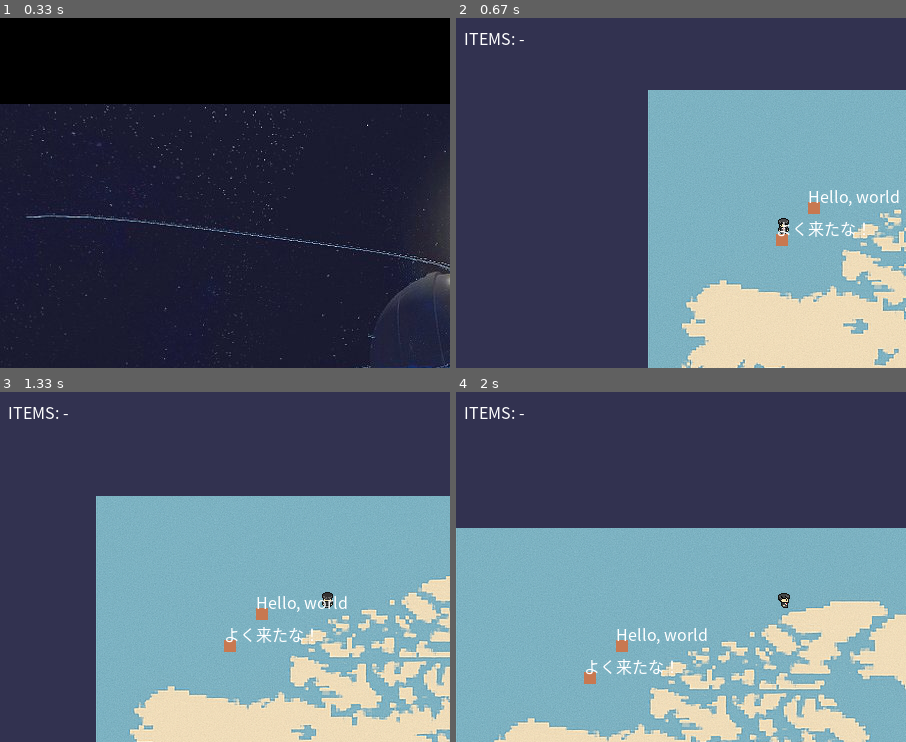
Above: before the commit, frames 1-4 (two rows, left to right).
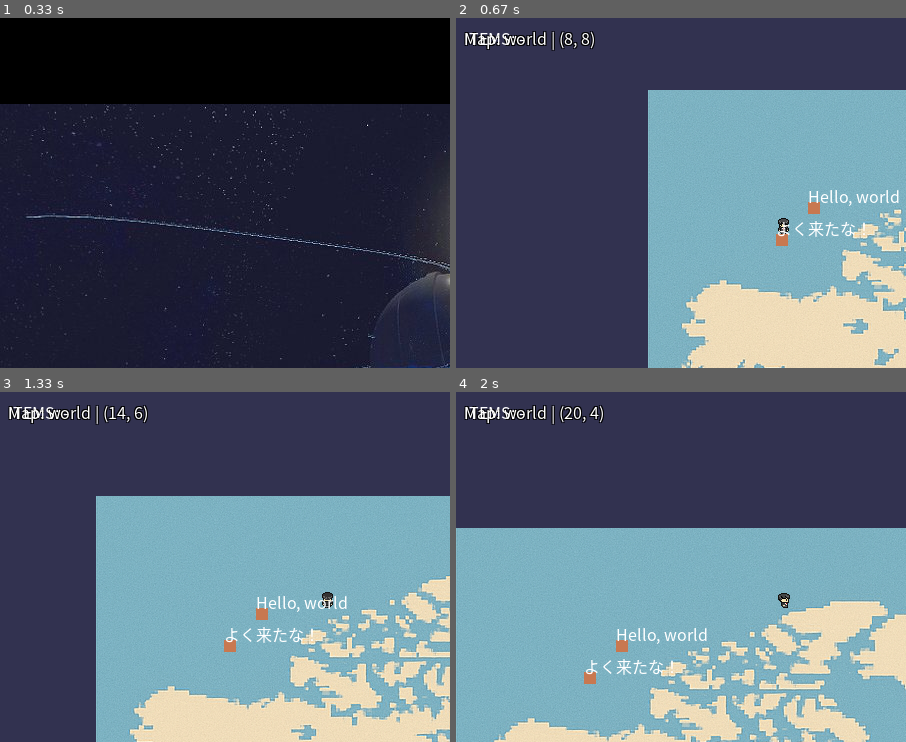
Above: after the commit, the same moments.

Repository: pantsman-jp/PBL_Game
Game: pygame game, started from src/main.py
Same seed, same stepped clock (60 frames per second), same inputs: the game is played once before the commit and once after it.
Inputs (mouse positions are % of the whole screen's width and height, from its top left):
- Up to frame 1 (0.33 s): no input
- Up to frame 2 (0.67 s): click (50, 50) at 0.38 s
- Up to frame 3 (1.33 s): hold Right 0.67-1.13 s; hold Up from 1.17 s (still down)
- Up to frame 4 (2 s): release Up at 1.47 s; hold Right 1.5-1.97 s
The pictures show only the part of the screen within x 0-50%, y 0-50%; the shares and areas given below are measured in that part.

Frame 1 is identical in both runs. In frame 2, 0.8% of the frame differs, in the area x 1-31%, y 3-10%; in frame 3, 0.8%; in frame 4, 0.8%, in the area x 1-33%, y 3-10%.

Commit message:
Write comments later

Diff:
--- /dev/null
+++ b/assets/data/maps.json
@@ -0,0 +1,28 @@
+{
+  "world": {
+    "image": "world_map.png",
+    "walls": [],
+    "exits": [
+      {
+        "x": 72,
+        "y": 27,
+        "target_map": "village",
+        "dest_x": 2,
+        "dest_y": 2
+      }
+    ]
+  },
+  "village": {
+    "image": "title.jpg",
+    "walls": [],
+    "exits": [
+      {
+        "x": 2,
+        "y": 10,
+        "target_map": "world",
+        "dest_x": 72,
+        "dest_y": 28
+      }
+    ]
+  }
+}
--- a/assets/dialogues/dialogues.json
+++ b/assets/dialogues/dialogues.json
@@ -4,6 +4,7 @@
             8,
             9
         ],
+        "map_id": "world",
         "lines": [
             "よく来たな！",
             "z キーを押したらクイズが始まるぞ！"
@@ -24,6 +25,7 @@
             10,
             7
         ],
+        "map_id": "world",
         "lines": [
             "Hello, world!"
         ]
--- a/src/core/field.py
+++ b/src/core/field.py
@@ -6,6 +6,7 @@
 import pygame
 import os
 import math
+from ..utils import load_json  # JSON読み込み用
 
 TILE = 16
 SCREEN_CENTER_X = 320
@@ -21,18 +22,30 @@
         self.offset = 0
         self.speed = 4
         self.map_image = None
+
+        # 遷移アニメーション用変数-----
         self.transitioning = False
         self.transition_radius = 0
-        self.transition_target = None
+        self.transition_target_map_id = None  # 次のマップID
+        self.transition_dest_pos = None  # 次の座標 (x, y)
         self._transition_stage = None
         self.transition_max_radius = math.hypot(SCREEN_CENTER_X, SCREEN_CENTER_Y)
         self.transition_speed = 4
-
+        # -----------------------------
         self.BASE_DIR = os.path.abspath(
             os.path.join(os.path.dirname(__file__), "..", "..", "assets")
         )
 
-        self.load_map(os.path.join(self.BASE_DIR, "img", "world_map.png"))
+        # --- マップデータの読み込み ---
+        maps_path = os.path.join(self.BASE_DIR, "data", "maps.json")
+        self.map_data = load_json(maps_path) or {}
+
+        self.current_map_id = None
+        self.current_walls = set()  # 高速検索用
+        self.current_exits = {}  # 高速検索用 {(x,y): data}
+
+        # 初期マップロード (ID指定)
+        self.load_map("world")
         self.load_player()
         self.dir = "front"
 
@@ -48,7 +61,8 @@
                 self.moving = False
                 self.app.x += self.dx
                 self.app.y += self.dy
-                self._check_transition_trigger()
+                # 移動完了後にイベントチェック
+                self._check_map_event()
             return
 
         pressed = pygame.key.get_pressed()
@@ -66,8 +80,38 @@
     def start_move(self, dx, dy):
         nx = self.app.x + dx
         ny = self.app.y + dy
+
+        # 1. 画面外チェック
         if nx < 0 or ny < 0 or nx >= self.map_w or ny >= self.map_h:
             return
+
+        # 2. 壁判定 (JSONから読み込んだデータ)
+        if (nx, ny) in self.current_walls:
+            """
+            壁に衝突 by Issa
+            jsonのwallsリストから座標を取得
+            移動先の座標がwallsリストに含まれていたら移動しない
+            """
+            self._update_dir(dx, dy)
+            return
+
+        # 3. NPC衝突判定
+        # 現在のマップにいて、かつ移動先にいるNPCがいるか
+        for _, data in self.app.talk.dialogues.items():
+            if data.get("map_id") == self.current_map_id:
+                pos = data.get("position")
+                if pos and pos[0] == nx and pos[1] == ny:
+                    self._update_dir(dx, dy)
+                    return
+
+        # 移動開始
+        self._update_dir(dx, dy)
+        self.dx = dx
+        self.dy = dy
+        self.moving = True
+        self.offset = 0
+
+    def _update_dir(self, dx, dy):
         if dy == +1:
             self.dir = "front"
         elif dy == -1:
@@ -76,10 +120,6 @@
             self.dir = "right"
         elif dx == -1:
             self.dir = "left"
-        self.dx = dx
-        self.dy = dy
-        self.moving = True
-        self.offset = 0
 
     def draw(self, screen):
         if not self.map_image:
@@ -100,15 +140,19 @@
             self.player_image = self.player_left
         screen.blit(self.player_image, self.player_rect)
 
-        # NPC描画
+        # NPC描画 (現在のマップにいるNPCのみ)
         for _, data in self.app.talk.dialogues.items():
+            # マップIDチェック
+            if data.get("map_id") != self.current_map_id:
+                continue
+
             pos = data.get("position")
             if not pos or len(pos) < 2:
                 continue
             nx, ny = pos[0], pos[1]
             screen_x = SCREEN_CENTER_X + (nx - self.app.x) * TILE + ox
             screen_y = SCREEN_CENTER_Y + (ny - self.app.y) * TILE + oy
-            # NPCを2*TILEサイズで描画
+
             npc_size = 12
             pygame.draw.rect(
                 screen, (200, 120, 80), (screen_x, screen_y, npc_size, npc_size)
@@ -129,25 +173,54 @@
             )
             screen.blit(overlay, (0, 0))
 
-    def _check_transition_trigger(self):
-        if self.app.x == 0 and self.app.y == 0:
-            self._start_transition(os.path.join(self.BASE_DIR, "img", "transition.jpg"))
-
-    def _start_transition(self, path):
-        if not os.path.isfile(path):
-            return
+        """
+        座標表示デバッグ用 by issa
+        map遷移の座標を画面に表示
+        """
+        coord_text = f"Map: {self.current_map_id} | ({self.app.x}, {self.app.y})"
+        # 文字の縁取り（黒）
+        for ox, oy in [(-1, -1), (-1, 1), (1, -1), (1, 1)]:
+            surf = self.app.font.render(coord_text, True, (0, 0, 0))
+            screen.blit(surf, (8 + ox, 8 + oy))
+        # 文字本体（白）
+        surf = self.app.font.render(coord_text, True, (255, 255, 255))
+        screen.blit(surf, (8, 8))
+        # ----------------------------------
+
+    def _check_map_event(self):
+        """
+        現在の座標が出口リストにあるか確認 by Issa
+        座標をキーにする
+        current_posは毎回プレイヤーの座標を確認
+        if文でmaps.jsonのexitsリストを確認
+        もし座標が一致すれば_start_transition関数を呼び出し、マップ遷移を開始
+        """
+        current_pos = (self.app.x, self.app.y)
+        if current_pos in self.current_exits:
+            exit_data = self.current_exits[current_pos]
+            # 遷移開始
+            self._start_transition(
+                exit_data["target_map"],
+                exit_data.get("dest_x"),
+                exit_data.get("dest_y"),
+            )
+
+    def _start_transition(self, map_id, dest_x, dest_y):
         self.transitioning = True
         self.transition_radius = self.transition_max_radius
-        self.transition_target = path
+        self.transition_target_map_id = map_id
+        self.transition_dest_pos = (dest_x, dest_y)
         self._transition_stage = "out"
 
     def _update_transition(self):
         if self._transition_stage == "out":
             self.transition_radius -= self.transition_speed
             if self.transition_radius <= 0:
-                self.load_map(self.transition_target)
-                self.app.x = self.map_w // 2
-                self.app.y = self.map_h // 2
+                # 暗転中にマップ切り替え
+                self.load_map(self.transition_target_map_id)
+                if self.transition_dest_pos:
+                    self.app.x, self.app.y = self.transition_dest_pos
+
                 self.transition_radius = 0
                 self._transition_stage = "in"
         elif self._transition_stage == "in":
@@ -157,7 +230,21 @@
                 self.transitioning = False
                 self._transition_stage = None
 
-    def load_map(self, path):
+    def load_map(self, map_id):
+        """
+        マップIDを指定してロード
+        """
+        if map_id not in self.map_data:
+            print(f"Map ID not found: {map_id}")
+            return
+
+        self.current_map_id = map_id
+        data = self.map_data[map_id]
+
+        # 画像ロード
+        img_name = data.get("image", "world_map.png")
+        path = os.path.join(self.BASE_DIR, "img", img_name)
+
         if os.path.isfile(path):
             self.map_image = pygame.image.load(path).convert()
             w, h = self.map_image.get_size()
@@ -168,6 +255,17 @@
             self.map_w = 0
             self.map_h = 0
 
+        # 壁データの展開 (Setにして高速化)
+        self.current_walls = set()
+        for w in data.get("walls", []):
+            self.current_walls.add(tuple(w))
+
+        # 出口データの展開 (Dictにして高速化)
+        self.current_exits = {}
+        for e in data.get("exits", []):
+            key = (e["x"], e["y"])
+            self.current_exits[key] = e
+
     def load_player(self):
         front = os.path.join(self.BASE_DIR, "img", "player_front.png")
         back = os.path.join(self.BASE_DIR, "img", "player_back.png")
Not shown, changed: CHANGELOG.md
